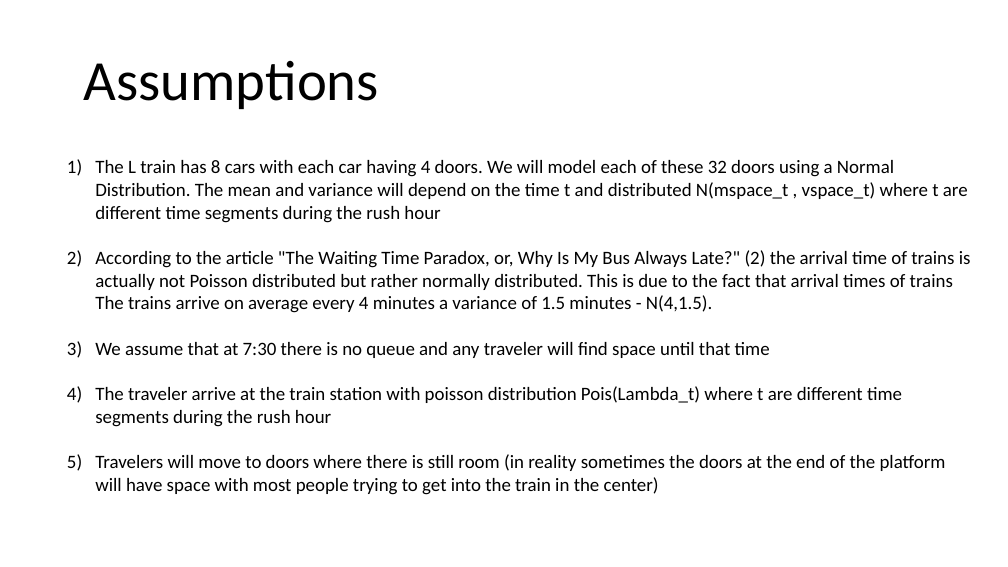
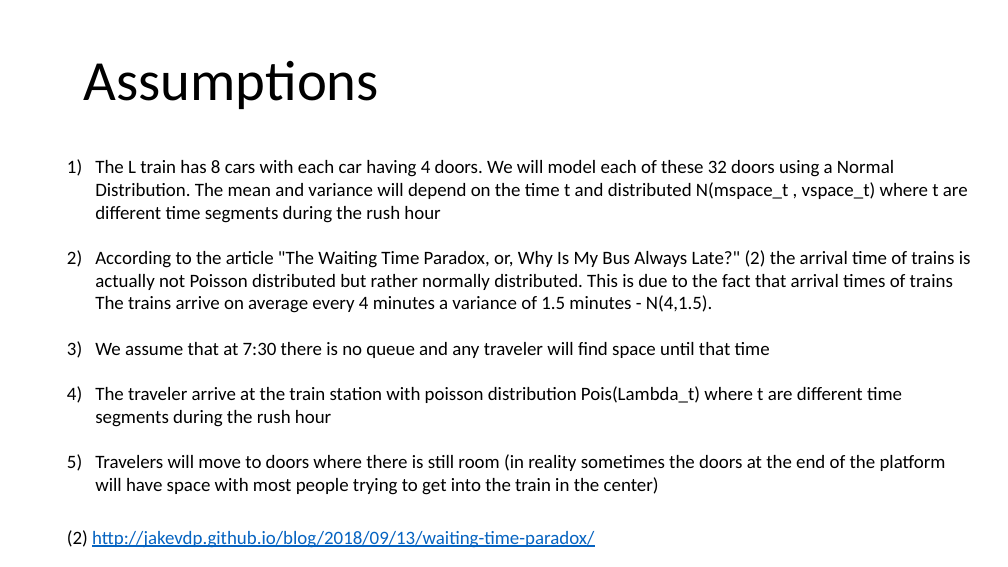
Before and after one commit to ManolisManoli/Data604_Sim-Mod, a slide deck: slide 3 of Final_Project/ManolisManoli_FinalProject_Data604.pptx (slide 4 before the commit). Drawn at 1008x567 pixels with LibreOffice and Linux fonts; fonts in the diff are those of the drawing. Boxes give left, top, right and bottom in pixels: in the first picture for what was removed or moved away, otherwise in the second. Text is boxed around its words. In the diff, an @@ line names an element or a change of style, - is before the commit and + after.

```diff
--- a/Final_Project/ManolisManoli_FinalProject_Data604.pptx
+++ b/Final_Project/ManolisManoli_FinalProject_Data604.pptx
@@ text added at bbox=[67, 530, 594, 548], 18 pt, text #0563C1, underline @@
+(2) http://jakevdp.github.io/blog/2018/09/13/waiting-time-paradox/
```
Also in this commit, not shown: 1 other slide changed, 11 slides added, 1 slide removed.
